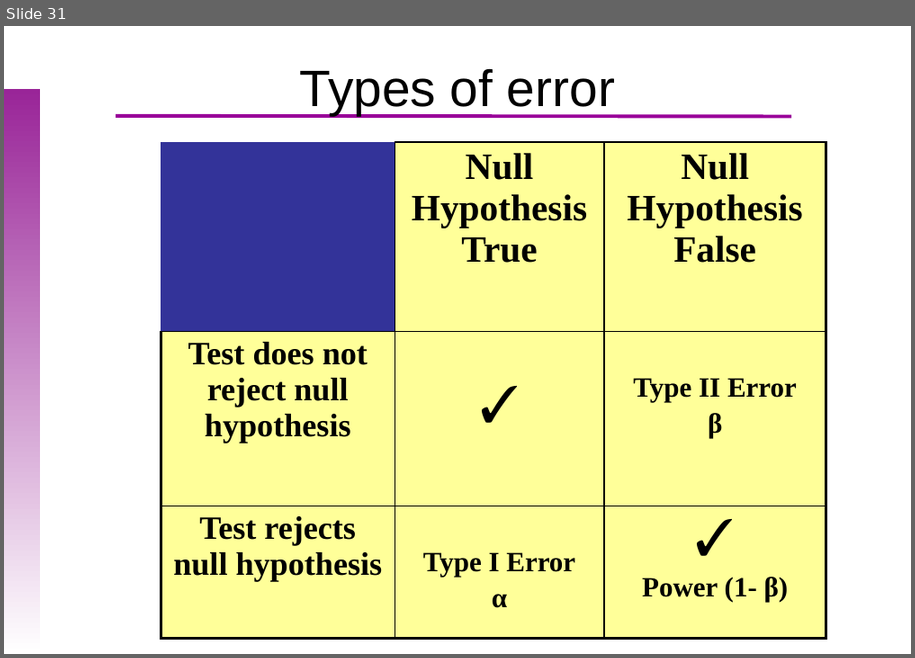
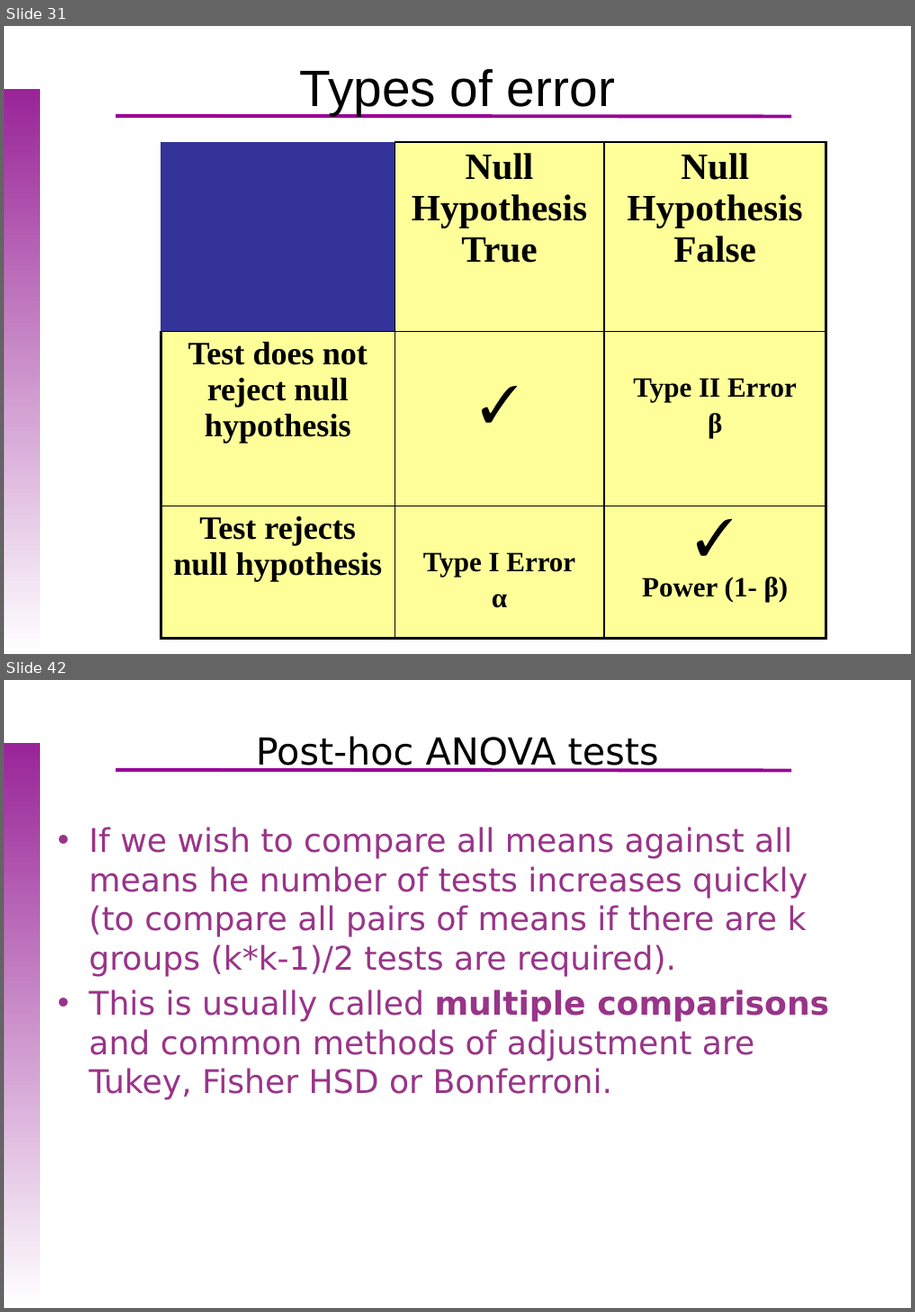
Before and after one commit to uebvhir/Course_Basic_Statistics_2019, a slide deck: Sessio_6/EBB_2018_Session_6_Hypothesis_tests.pptx. Shown one above the other, each under a label of ours: slide 31 before the commit, slides 31 and 42 after it; the slides between them are not shown. The pictures are 915x658 and 915x1312 pixels, drawn with LibreOffice and Linux fonts; fonts in the diff are those of the drawing; background and template pictures are left out. Boxes give left, top, right and bottom in pixels: in the first picture for what was removed or moved away, otherwise in the second. Text is boxed around its words. In the diff, an @@ line names an element or a change of style, - is before the commit and + after.

```diff
--- a/Sessio_6/EBB_2018_Session_6_Hypothesis_tests.pptx
+++ b/Sessio_6/EBB_2018_Session_6_Hypothesis_tests.pptx
@@ slide 42 added at (x1=4, y1=680, x2=911, y2=1308), background picture (left out); not listed: 2 template elements that a slide beside it also shows @@
@@ title added at (x1=256, y1=736, x2=659, y2=773), 32 pt, text #000000 @@
+Post-hoc ANOVA tests
@@ text added at (x1=89, y1=827, x2=829, y2=1100), 28 pt, text #993489 @@
+• If we wish to compare all means against all means he number of tests increases quickly (to compare all pairs of means if there are k groups (k*k-1)/2 tests are required).
+• This is usually called multiple comparisons and common methods of adjustment are Tukey, Fisher HSD or Bonferroni.
```
Also in this commit, not shown: 5 slides changed, 7 other slides added, 2 slides removed, 15 other files.
